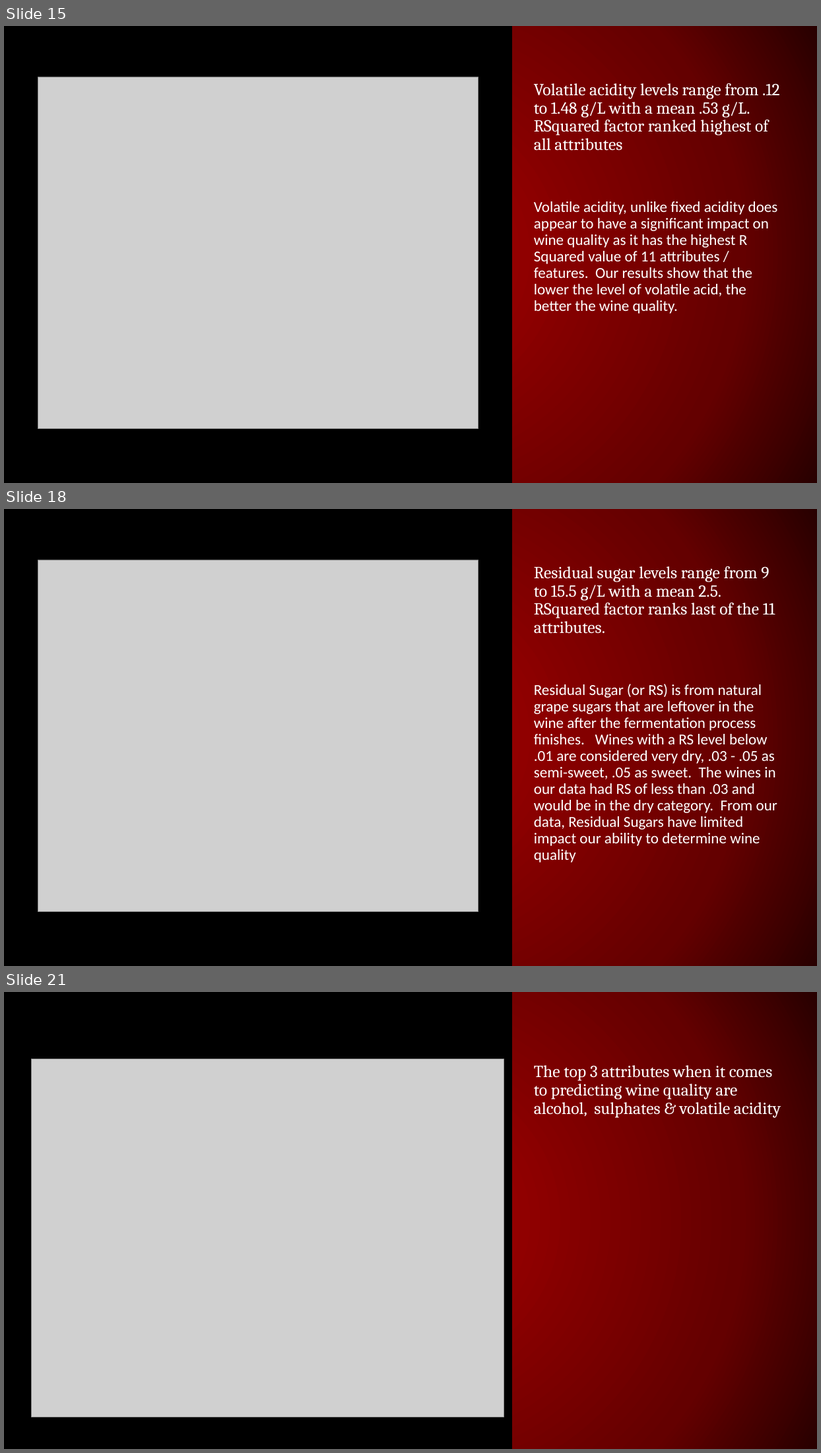
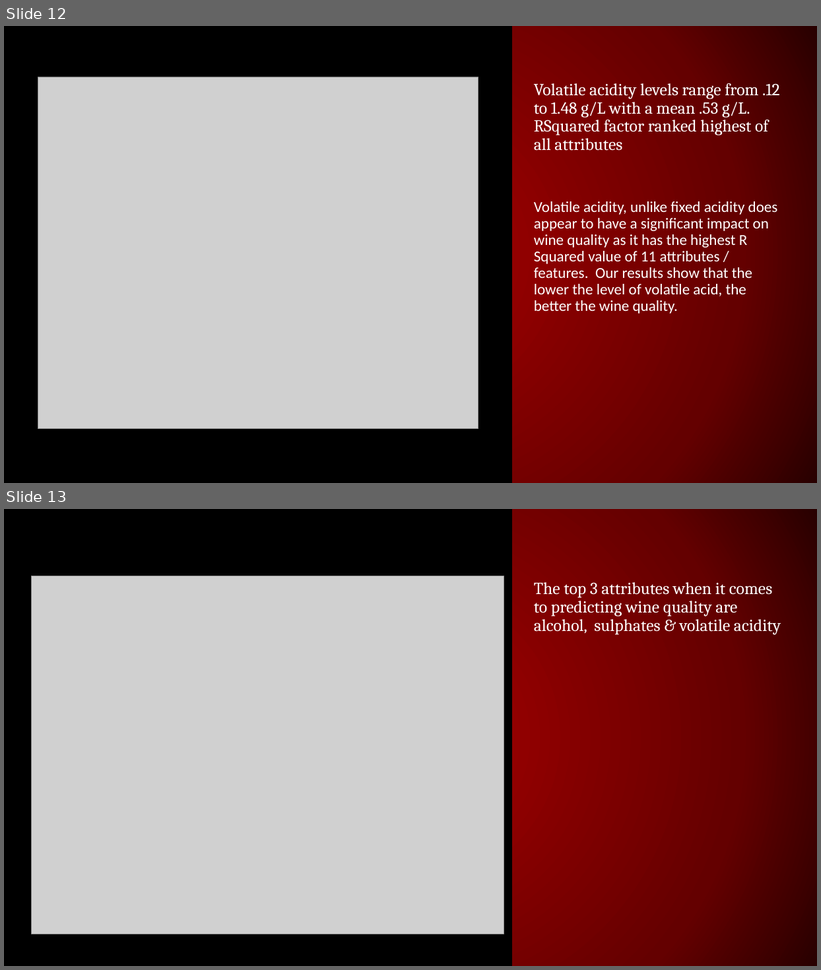
Before and after one commit to cselleck/final_project, a slide deck: Final_project_ppt_presentation.pptx. Shown one above the other, each under a label of ours: slides 15, 18 and 21 before the commit, slides 12 and 13 after it; the slides between them are not shown. The pictures are 821x1453 and 821x970 pixels, drawn with LibreOffice and Linux fonts; fonts in the diff are those of the drawing; grey boxes stand for pictures. Boxes give left, top, right and bottom in pixels: in the first picture for what was removed or moved away, otherwise in the second. Text is boxed around its words. In the diff, an @@ line names an element or a change of style, - is before the commit and + after.

```diff
--- a/Final_project_ppt_presentation.pptx
+++ b/Final_project_ppt_presentation.pptx
@@ slide 18 removed at (x1=4, y1=509, x2=817, y2=966), background gradient #960000 to #650000 to #290000; not listed: 1 template element that a slide beside it also shows @@
@@ picture removed at (x1=38, y1=560, x2=479, y2=912) @@
@@ text removed at (x1=534, y1=566, x2=778, y2=863) @@
-Residual sugar levels range from 9 to 15.5 g/L with a mean 2.5. RSquared factor ranks last of the 11 attributes.
-Residual Sugar (or RS) is from natural grape sugars that are leftover in the wine after the fermentation process finishes. Wines with a RS level below .01 are considered very dry, .03 - .05 as semi-sweet, .05 as sweet. The wines in our data had RS of less than .03 and would be in the dry category. From our data, Residual Sugars have limited impact our ability to determine wine quality
@@ what was slide 15 is now slide 12 @@
@@ what was slide 21 is now slide 13 @@
```
Also in this commit, not shown: 7 other slides removed, 3 other files.
